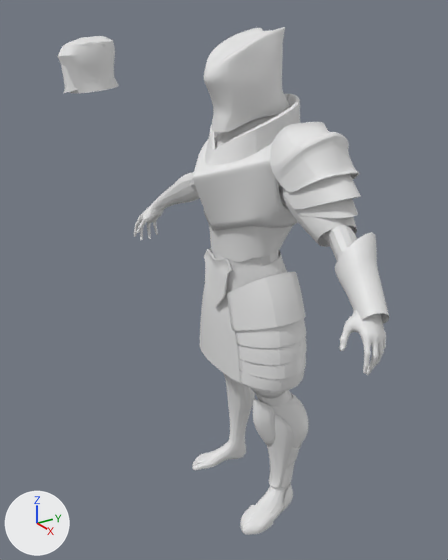
The Blender file Models/Armor.blend: old version first, new version second.
Camera for both pictures: a 50 mm camera at (12.08, -8.7, 6.35) aimed at (-1.91, 0.35, -0.29). Every picture has the same lights, and +X, +Y and +Z are marked at lower left.
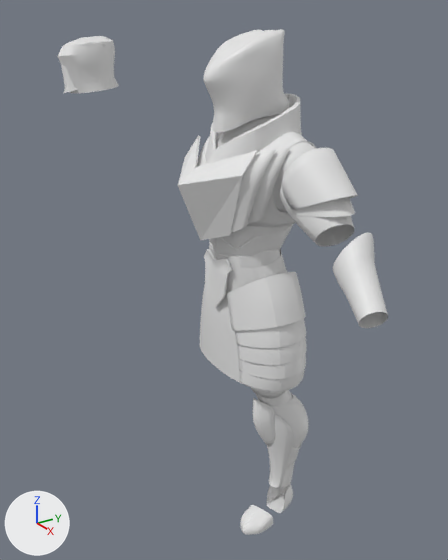
Boxes [x1, y1, x2, y2] around the edits, measured in the pictures (448 x 560 px; the box of a moved part takes in the faces that stretch with it):
'Cube', reshaped, moved: before [193, 94, 300, 231]; after [197, 94, 317, 227]
'Base', hidden: before [134, 172, 386, 521]
'Plane.002', reshaped: before [204, 27, 290, 132]; after [204, 29, 290, 132]
'Plane.001', shown: after [178, 135, 258, 240]
'Cube.001', hidden: before [270, 122, 359, 193]
'Cylinder.001', moved, turned: before [335, 232, 389, 324]; after [333, 232, 388, 328]
'Cube.002', moved, turned, modifiers changed: before [286, 174, 361, 209]; after [282, 148, 358, 209]
'Plane.005', reshaped (15% taller): before [209, 224, 293, 262]; after [209, 224, 293, 268]
'Cylinder.003', moved, turned: before [283, 188, 357, 247]; after [280, 185, 354, 247]
'Plane.015', added: after [231, 149, 276, 233]
'Plane.016', added: after [248, 147, 290, 223]
'Cube.003', moved, turned: before [298, 198, 358, 218]; after [295, 197, 355, 217]
'Plane.011', added: after [272, 142, 316, 212]
part 2 of me_cube, moved or reshaped: before [207, 101, 300, 228]; after [205, 103, 317, 227]

Diff of the bpy script that builds the scene:
```diff
--- a/Models/Armor.blend.py
+++ b/Models/Armor.blend.py
@@ me_plane_002 @@
 # used by ob_plane_002; location = (0.0, -0.16, 5.18); rotation_euler = (1.571, 1.472, 1.571), in degrees (90, 84, 90)
-me_plane_002.from_pydata(...)  # 76 vertices, 63 faces; spans x -1.25..0.82, y -1.26..1.03, z 0.0..0.74
+me_plane_002.from_pydata(...)  # 89 vertices, 75 faces; spans x -1.25..0.82, y -1.26..1.03, z 0.0..0.74
+# me_plane_002 part 1
+# 13 vertices are removed from x -1.25..0.81, y -0.96..0.72, z 0.31..0.6
+# 47 faces are deleted
+# 26 vertices are added at x -1.18..0.81, y -1.17..0.97, z 0.08..0.54
+# 59 new faces join them
@@ me_cube @@
 # used by ob_cube; location = (0.0, -1.04, 2.9); scale = (1.2, 1.0, 1.0)
-me_cube.from_pydata(...)  # 133 vertices, 106 faces; spans x -0.01..1.32, y -0.71..2.33, z -0.95..2.1
+me_cube.from_pydata(...)  # 133 vertices, 106 faces; spans x -0.01..1.22, y -0.71..2.33, z -0.95..2.1
+# me_cube part 2: 35 of 133 vertices moved; they spanned x 0.76..1.32, y 0.3..1.89, z -0.78..1.73 and now span x 0.7..1.22, y 0.43..2.03, z -0.71..1.84; mean shift (-0.04, 0.0, -0.03); largest move (0.97, 1.11, 1.33) -> (0.95, 0.75, 1.17)
@@ me_plane_007 @@
 # used by ob_plane_005; location = (0.0, 0.0, 2.16); rotation_euler = (1.571, 0.0, 0.0), in degrees (90, 0, 0); scale = (0.539, 0.24, 0.489)
-me_plane_007.from_pydata(...)  # 27 vertices, 16 faces; spans x 0.0..2.59, y -3.88..2.57, z -2.14..2.53
+me_plane_007.from_pydata(...)  # 140 vertices, 117 faces; spans x 0.0..2.59, y -4.51..2.57, z -2.14..2.53
+# me_plane_007 part 3: 10 vertices moved from x 0.0..2.37, y -2.38..1.02, z -1.46..2.29 to x 0.0..2.36, y -2.15..1.02, z -1.5..2.32; 9 vertices removed from x 0.0..1.96, y -3.88..-2.45, z -0.97..2.2; 122 vertices added at x 0.0..2.14, y -4.51..0.55, z -1.48..2.51
@@ ob_base @@
 ob_base.scale = (0.29, 0.29, 0.29)
+ob_base.hide_set(True)
@@ ob_plane_001 @@
 ob_plane_001 = bpy.data.objects.new('Plane.001', me_plane_001)
-ob_plane_001.location = (0.0, -0.31, 2.98)
-ob_plane_001.rotation_euler = (1.611, 0.0, 0.0)  # degrees (92, 0, 0)
+ob_plane_001.location = (0.0, -0.51, 3.0)
+ob_plane_001.rotation_euler = (1.642, 0.0, 0.0)  # degrees (94, 0, 0)
 ob_plane_001.scale = (1.64, 1.12, 1.12)
@@ ob_plane_001 @@
 _m = ob_plane_001.modifiers.new('Solidify', 'SOLIDIFY')
-ob_plane_001.hide_set(True)
+_m.thickness = 0.05
@@ ob_cylinder_001 @@
 ob_cylinder_001 = bpy.data.objects.new('Cylinder.001', me_cylinder_001)
-ob_cylinder_001.location = (4.06, -0.22, 1.84)
-ob_cylinder_001.rotation_euler = (0.0, -0.978, -0.406)  # degrees (0, -56, -23)
+ob_cylinder_001.location = (4.04, -0.25, 1.85)
+ob_cylinder_001.rotation_euler = (0.0225, -1.006, -0.424)  # degrees (1.3, -58, -24)
 ob_cylinder_001.scale = (0.608, 0.608, 0.608)
@@ ob_cylinder_003 @@
 ob_cylinder_003 = bpy.data.objects.new('Cylinder.003', me_cylinder_006)
-ob_cylinder_003.location = (2.49, 0.2, 2.59)
-ob_cylinder_003.rotation_euler = (0.0, 0.133, 0.0)  # degrees (0, 7.6, 0)
+ob_cylinder_003.location = (2.45, 0.17, 2.59)
+ob_cylinder_003.rotation_euler = (0.0, 0.102, 0.0)  # degrees (0, 5.8, 0)
 ob_cylinder_003.scale = (1.11, 1.11, 1.11)
@@ ob_cube @@
 ob_cube = bpy.data.objects.new('Cube', me_cube)
-ob_cube.location = (0.0, -1.04, 2.9)
+ob_cube.location = (0.0, -1.03, 2.9)
 ob_cube.scale = (1.2, 1.0, 1.0)
@@ ob_cube_001 @@
 ob_cube_001 = bpy.data.objects.new('Cube.001', me_cube_001)
-ob_cube_001.location = (2.0, 0.22, 3.9)
-ob_cube_001.rotation_euler = (0.0, -0.761, 0.0)  # degrees (0, -44, 0)
+ob_cube_001.location = (1.75, 0.19, 4.0)
+ob_cube_001.rotation_euler = (0.0, -0.792, 0.0)  # degrees (0, -45, 0)
 ob_cube_001.scale = (0.358, 0.523, 0.627)
@@ ob_cube_001 @@
 _m = ob_cube_001.modifiers.new('Subdivision', 'SUBSURF')
 _m.levels = 2
+ob_cube_001.hide_set(True)
@@ ob_cube_002 @@
 ob_cube_002 = bpy.data.objects.new('Cube.002', me_cube_002)
-ob_cube_002.location = (2.38, 0.2, 3.47)
-ob_cube_002.rotation_euler = (0.0, -0.744, 0.0)  # degrees (0, -43, 0)
+ob_cube_002.location = (2.31, 0.17, 3.46)
+ob_cube_002.rotation_euler = (0.0, -0.775, 0.0)  # degrees (0, -44, 0)
 ob_cube_002.scale = (0.328, 0.473, 0.575)
 _m = ob_cube_002.modifiers.new('Subdivision', 'SUBSURF')
+_m = ob_cube_002.modifiers.new('Solidify', 'SOLIDIFY')
+_m.thickness = 0.06
@@ ob_cube_003 @@
 ob_cube_003 = bpy.data.objects.new('Cube.003', me_cube_003)
-ob_cube_003.location = (2.63, 0.2, 3.07)
-ob_cube_003.rotation_euler = (0.0, -0.597, 0.0)  # degrees (0, -34, 0)
+ob_cube_003.location = (2.57, 0.17, 3.07)
+ob_cube_003.rotation_euler = (0.0, -0.628, 0.0)  # degrees (0, -36, 0)
 ob_cube_003.scale = (0.28, 0.403, 0.49)
@@ ob_plane_016 @@
+ob_plane_016 = bpy.data.objects.new('Plane.016', me_plane_013)  # 21 vertices, 12 faces; spans x -0.393..0.328, y -0.702..0.705, z -0.571..0.139; modifiers SUBSURF, SOLIDIFY
+ob_plane_016.location = (1.37, -0.79, 3.11)
+ob_plane_016.rotation_euler = (1.848, -0.0568, 0.562)  # degrees (106, -3.3, 32)
+ob_plane_016.scale = (1.64, 1.12, 1.12)
@@ ob_plane_015 @@
+ob_plane_015 = bpy.data.objects.new('Plane.015', me_plane_012)  # 21 vertices, 12 faces; spans x -0.45..0.33, y -0.94..0.71, z -0.57..0.16; modifiers SUBSURF, SOLIDIFY
+ob_plane_015.location = (1.19, -1.06, 3.08)
+ob_plane_015.rotation_euler = (1.848, -0.0568, 0.452)  # degrees (106, -3.3, 26)
+ob_plane_015.scale = (1.64, 1.12, 1.12)
@@ ob_plane_011 @@
+ob_plane_011 = bpy.data.objects.new('Plane.011', me_plane_011)  # 54 vertices, 42 faces; spans x 0.0..2.21, y -0.69..1.27, z -2.24..0.02; modifiers MIRROR, SUBSURF
+ob_plane_011.location = (0.0, -1.23, 3.06)
+ob_plane_011.rotation_euler = (1.571, 0.0, 0.0)  # degrees (90, 0, 0)
```
